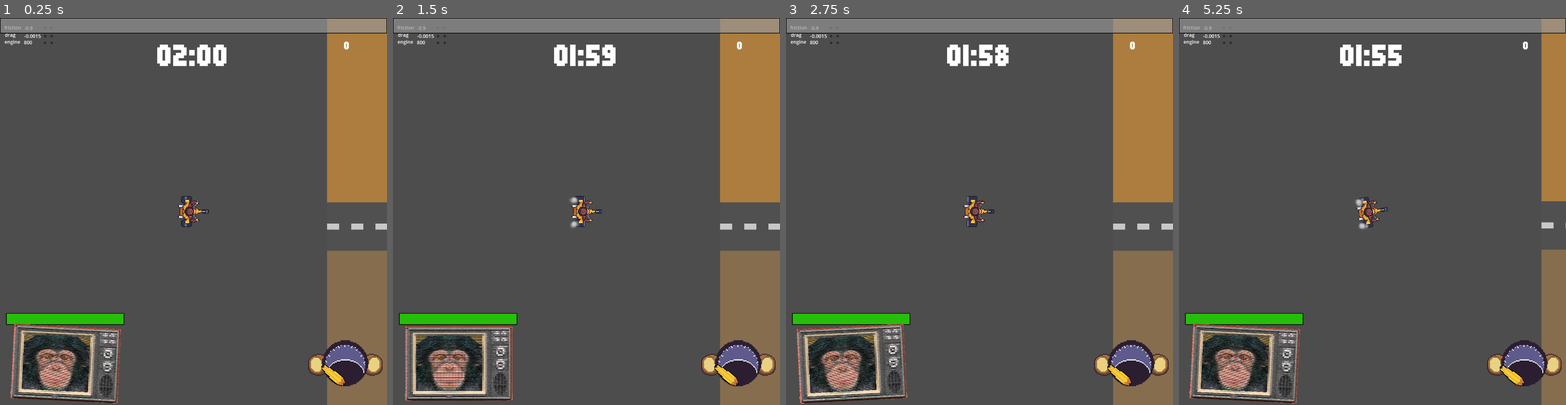
Above: before the commit, frames 1-4 (left to right).
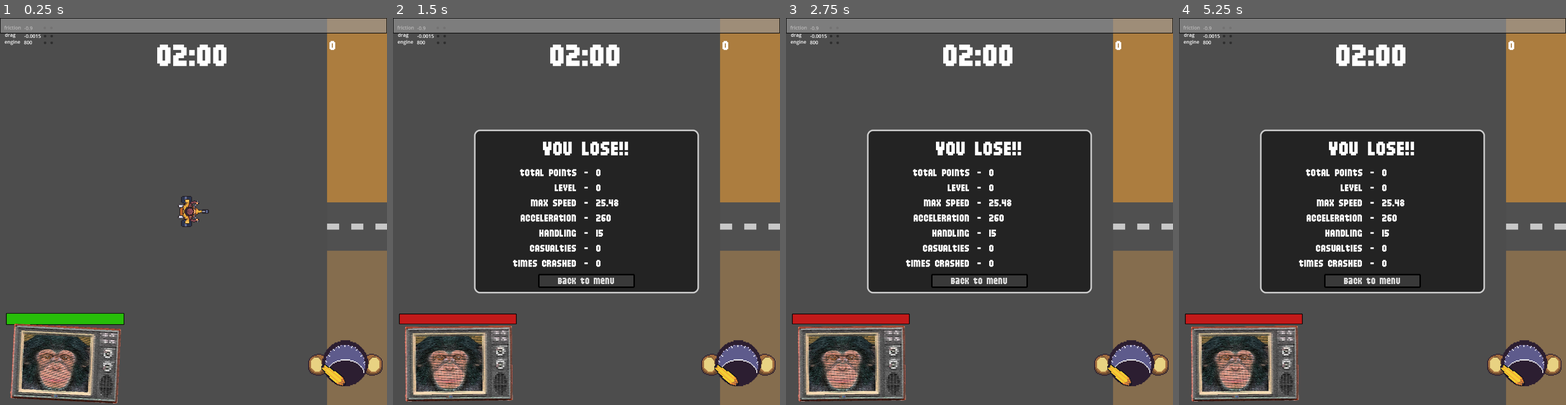
Above: after the commit, the same moments.

Repository: freesstylers/GoofyAhhCar
Game: Godot game, scene res://Assets/Scenes/Maps/PruebaMapas.tscn
The game is run twice, just before and just after one commit, with the same random seed, the same clock (stepped at 60 frames per second) and the same inputs. This scene is started directly instead of the project's main scene.
Inputs:
- Up to frame 1 (0.25 s): no input
- Up to frame 2 (1.5 s): hold Space (Accelerate) from 0.53 s (still down); tap E (horny) at 0.6, 1.35 s
- Up to frame 3 (2.75 s): release Space (Accelerate) at 2.03 s; hold A (left) from 2.03 s (still down); tap E (horny) at 2.1 s
- Up to frame 4 (5.25 s): tap E (horny) every 0.75 s from 2.85 to 5.1 s; release A (left) at 3.53 s; hold S (back) 3.53-4.28 s; hold D (right) 4.28-5.03 s; hold Space (Accelerate) from 5.03 s (still down)

The runs differ from the first frame. In frame 1, less than 0.1% of the frame differs, in the area x 85-91%, y 5-9%; in frame 2, 27%; in frame 3, 28%; in frame 4, 36%, in the area x 1-100%, y 0-100%.

Commit message:
ui final

Diff:
--- a/clusy-cart/Assets/Prefabs/game_ui.tscn
+++ b/clusy-cart/Assets/Prefabs/game_ui.tscn
@@ -326,11 +326,11 @@
 [node name="points" type="Label" parent="."]
 layout_mode = 1
 anchors_preset = -1
-anchor_left = 0.796875
-anchor_top = 0.0523437
+anchor_left = 0.726563
+anchor_top = 0.0421875
 anchor_right = 0.996094
-anchor_bottom = 0.0898438
-theme_override_font_sizes/font_size = 51
+anchor_bottom = 0.1
+theme_override_font_sizes/font_size = 60
 text = "?????????????"
 horizontal_alignment = 1
 vertical_alignment = 1
--- a/clusy-cart/Assets/Scripts/gameUI/GameUIManager.gd
+++ b/clusy-cart/Assets/Scripts/gameUI/GameUIManager.gd
@@ -14,8 +14,8 @@
 
 # Called every frame. 'delta' is the elapsed time since the previous frame.
 func _input(event):
-	#if event.is_action_pressed("Accelerate"):
-		#Globals.hp_change.emit(-100)
+	if event.is_action_pressed("Accelerate"):
+		Globals.hp_change.emit(-100)
 	pass
 
 
--- a/clusy-cart/Assets/Scripts/gameUI/game over.gd
+++ b/clusy-cart/Assets/Scripts/gameUI/game over.gd
@@ -23,7 +23,7 @@
 
 	TotalPoints.text = str(gm.Points)
 	MaxLevel.text = str(gm.Level)
-	MaxSpeed.text = str(pl.getMaxVelocity())
+	MaxSpeed.text = str("%.2f" % pl.getMaxVelocity())
 	Accel.text = str(pl.accelThreshold)
 	Handling.text = str(pl.steering_angle)
 	NPCsKilled.text = str(gm.TotalDead)
